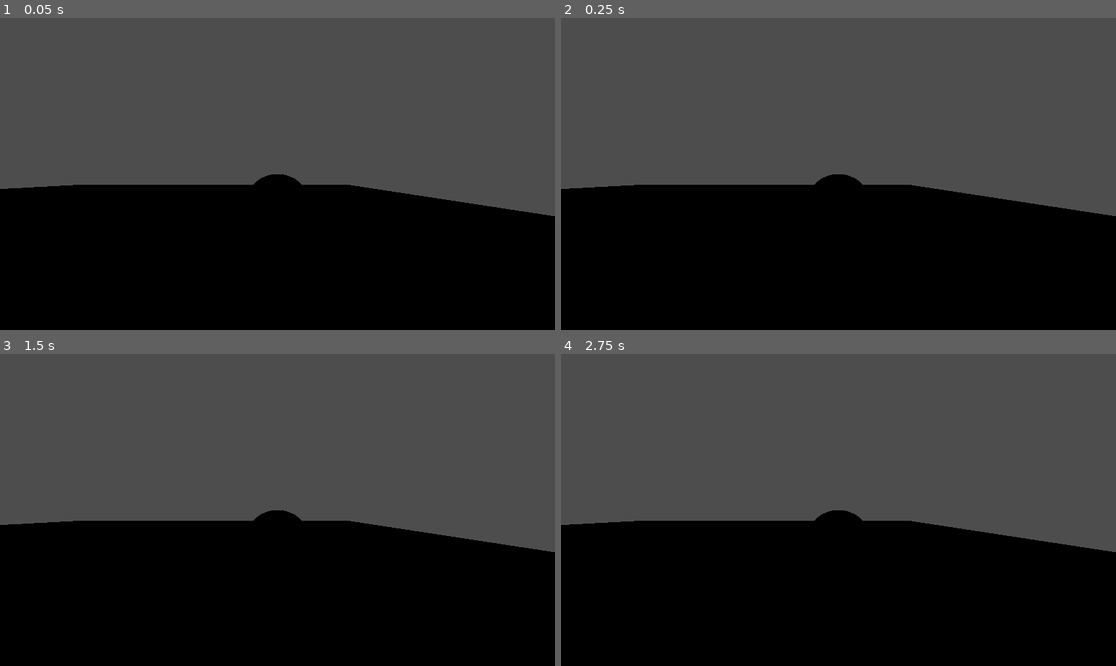
Above: before the commit, frames 1-4 (two rows, left to right).
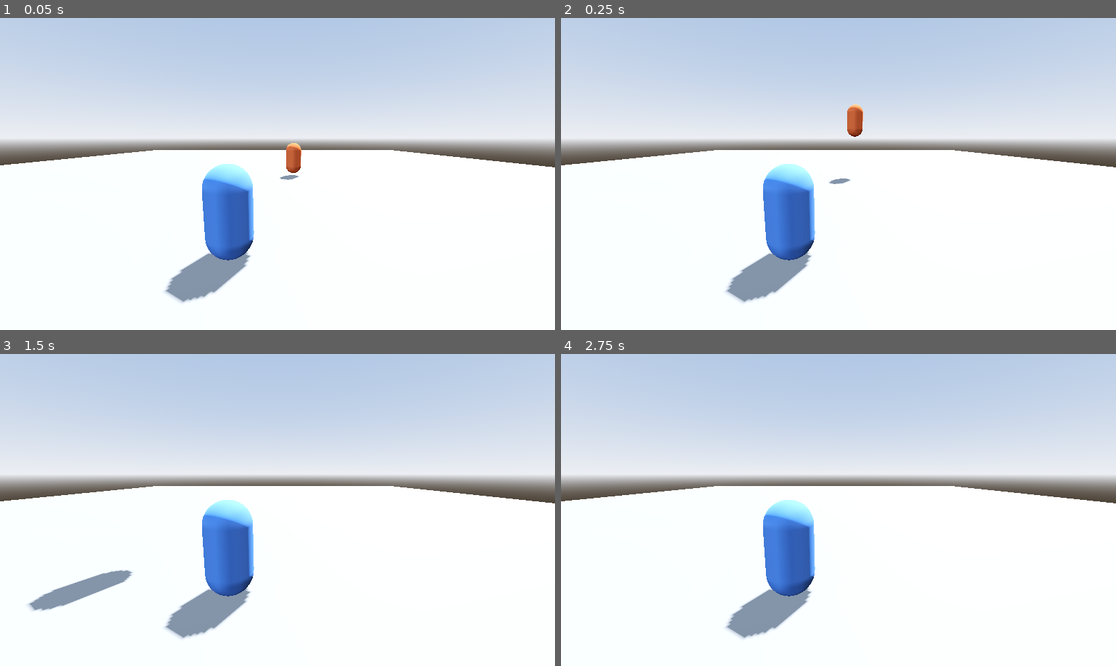
Above: after the commit, the same moments.

Repository: axel-k7/Godot-Modularity-and-Composition
Game: Godot game, scene res://main.tscn
Two runs of this game, one before a commit and one after it. Both use one fixed random seed, a clock stepped at 60 frames per second and the inputs below.
Inputs (mouse positions are in pixels of both pictures, inside the frame that each line leads up to):
- Up to frame 1 (0.05 s): no input
- Up to frame 2 (0.25 s): no input
- Up to frame 3 (1.5 s): move the mouse to (399, 494) at 0.52 s; tap Space (jump, bound only before the commit) at 0.6, 0.77, 1.07, 1.35 s; click (399, 494) at 0.67 s; move the mouse to (166, 525) at 1.27 s; click (166, 525) at 1.42 s
- Up to frame 4 (2.75 s): tap Space (jump, bound only before the commit) at 1.52, 1.82, 2.1 s; move the mouse to (894, 441) at 2.02 s; click (894, 441) at 2.17 s

The runs differ from the first frame. In frame 1, 99% of the frame differs, in the area x 0-100%, y 0-100%; in frame 2, 99%; in frame 3, 99%; in frame 4, 99%.

Commit message:
input manager & listener progress
everything handled apart from mouse movement and scroll in listeners
(no handling for axis inputs either)

Diff:
--- a/modularity-and-reusability/attacks/ability.gd
+++ b/modularity-and-reusability/abilities/ability.gd
@@ -1,12 +1,17 @@
 @abstract extends Node3D
 class_name Ability
+
+@export var value: float = 10.0
 
 var host: Character
 signal finished
 
-@abstract func _hit() -> void
+@abstract func _hit(_body: HitboxComponent) -> void
 @abstract func _enter() -> void
 @abstract func _exit() -> void
+
+func _init(_position: Vector3) -> void:
+	pass
 
 func _ready() -> void:
 	self.connect("body_entered", Callable(self, "_on_body_entered"))
--- /dev/null
+++ b/modularity-and-reusability/abilities/scenes/earthshatter.gd
@@ -0,0 +1,8 @@
+extends Ability
+
+func _hit(_body: HitboxComponent) -> void:
+	if _body.health_component:
+		_body.health_component.damage(value)
+
+	if _body.host:
+		_body.host.velocity.y += 10;
--- /dev/null
+++ b/modularity-and-reusability/abilities/scenes/earthshatter.tscn
@@ -0,0 +1,6 @@
+[gd_scene load_steps=2 format=3 uid="uid://bn1v5x4b11pww"]
+
+[ext_resource type="Script" uid="uid://q65borulqasf" path="res://abilities/scenes/earthshatter.gd" id="1_dynv6"]
+
+[node name="Earthshatter" type="Node3D"]
+script = ExtResource("1_dynv6")
--- /dev/null
+++ b/modularity-and-reusability/abilities/test_attack.tscn
@@ -0,0 +1,9 @@
+[gd_scene load_steps=2 format=3 uid="uid://cx0asqhqwqno"]
+
+[ext_resource type="Script" uid="uid://g6ypolpnsbbn" path="res://abilities/ability_components/toggle.gd" id="1_opa84"]
+
+[node name="TestAttack" type="Node3D"]
+
+[node name="Toggle" type="Node" parent="."]
+script = ExtResource("1_opa84")
+metadata/_custom_type_script = "uid://g6ypolpnsbbn"
--- a/modularity-and-reusability/attacks/toggled_ability.gd
+++ b/modularity-and-reusability/abilities/toggled_ability.gd
@@ -1,5 +1,4 @@
 @abstract extends Ability
 class_name ToggledAbility
 
-
-	_enter()
+var toggle: Toggle = Toggle.new()
--- a/modularity-and-reusability/attacks/test_attack.tscn
+++ /dev/null
@@ -1,9 +0,0 @@
-[gd_scene load_steps=2 format=3 uid="uid://bw2ciupnjdd05"]
-
-[ext_resource type="Script" uid="uid://g6ypolpnsbbn" path="res://attacks/attack_components/toggle.gd" id="1_opa84"]
-
-[node name="TestAttack" type="Node3D"]
-
-[node name="Toggle" type="Node" parent="."]
-script = ExtResource("1_opa84")
-metadata/_custom_type_script = "uid://g6ypolpnsbbn"
--- /dev/null
+++ b/modularity-and-reusability/components/camera/camera_component.gd
@@ -0,0 +1 @@
+extends Node
--- /dev/null
+++ b/modularity-and-reusability/components/camera/camera_component.tscn
@@ -0,0 +1,3 @@
+[gd_scene format=3 uid="uid://mdontn7nhruf"]
+
+[node name="CameraComponent" type="Node3D"]
--- /dev/null
+++ b/modularity-and-reusability/components/input_listener.gd
@@ -0,0 +1,22 @@
+extends Node
+class_name InputListener
+
+@export var listened_actions: Array[String]
+@onready var input_manager: InputManager = GlobalInputManager
+
+signal action_triggered(action_name: String, pressed: bool)
+
+func _ready() -> void:
+	if not input_manager:
+		push_error("input listener has no manager %s", % self.name)
+		return
+
+	input_manager.register_listener(self, listened_actions)
+
+func _on_action_event(action_name: String, pressed: bool) -> void:
+	print("%s received %s %s" % [get_parent().name, action_name, "pressed" if pressed else "released"])
+	action_triggered.emit(action_name, pressed)
+
+func _exit_tree() -> void:
+	if input_manager:
+		input_manager.unregister_listener(self)
--- a/modularity-and-reusability/components/input_manager.gd
+++ /dev/null
@@ -1,39 +0,0 @@
-extends Node
-class_name InputManager
-
-enum InputTypes {
-	PRESSED,
-	RELEASED
-}
-
-@export var _input_pressed	: Array[String]
-@export var _input_released	: Array[String]
-
-func _ready() -> void:
-	_register_signals(_input_pressed, 	InputTypes.PRESSED)
-	_register_signals(_input_released, 	InputTypes.RELEASED)
-
-func _unhandled_input(event: InputEvent) -> void:
-	for action in InputMap.get_actions():
-		if _input_pressed.has(action) and event.is_action_pressed(action):
-			emit_signal(action + str(InputTypes.PRESSED), [action], event)
-		elif _input_released.has(action) and event.is_action_released(action):
-			emit_signal(action + str(InputTypes.RELEASED), [action], event)
-
-func _register_signals(inputs, type):
-	for input in inputs:
-		if input != "" and InputMap.has_action(input):
-			var signal_name = input+str(type)
-			if !has_user_signal(signal_name):
-				add_user_signal(signal_name)
-		elif input != "":
-			push_warning("input not in input map: ", input)
-
-func connect_signal(action: String, type: InputTypes, callable: Callable):
-	var signal_name = action + str(type)
-	if has_user_signal(signal_name):
-		var err = connect(action + str(type), callable)
-		if err != OK:
-			push_error("couldnt connect signal: ", signal_name)
-		else:
-			push_error("signal does not exist: ", signal_name)
--- a/modularity-and-reusability/components/movement_component.gd
+++ b/modularity-and-reusability/components/movement_component.gd
@@ -9,3 +9,6 @@
 @export var base_movement_speed: float
 
 var _local_dir: Vector3 = Vector3.ZERO
+
+func jump():
+	host.velocity.y += 10
--- a/modularity-and-reusability/entities/player/player.gd
+++ b/modularity-and-reusability/entities/player/player.gd
@@ -1,14 +1,16 @@
 extends Character
 class_name Player
 
-@export var input_manager: InputManager
+@export var input_listener: InputListener
 
 func _ready() -> void:
-	var _callable = Callable(self, "_jump")
-	#input_manager.connect_signal("jump", InputManager.InputTypes.PRESSED, _callable)
+	input_listener.action_triggered.connect(self._on_action_triggered)
 
 func _physics_process(_delta: float) -> void:
 	move_and_slide()
 
-func _jump():
-	print("a")
+func _on_action_triggered(action_name: String, pressed: bool):
+	match action_name:
+		"gameplay_jump":
+			if pressed:
+				movement_component.jump()
--- a/modularity-and-reusability/entities/player/player.tscn
+++ b/modularity-and-reusability/entities/player/player.tscn
@@ -1,7 +1,7 @@
 [gd_scene load_steps=10 format=3 uid="uid://bosotdieknxj4"]
 
 [ext_resource type="Script" uid="uid://dpi23cc0sqdsp" path="res://entities/player/player.gd" id="1_symyc"]
-[ext_resource type="Script" uid="uid://cdnwb8clb3rjp" path="res://components/input_manager.gd" id="2_abrql"]
+[ext_resource type="Script" uid="uid://cdnwb8clb3rjp" path="res://components/input_listener.gd" id="2_abrql"]
 [ext_resource type="Script" uid="uid://bhwqafxq0q31y" path="res://components/health_component.gd" id="3_fkugw"]
 [ext_resource type="Script" uid="uid://dovqfkur4wbi7" path="res://components/hitbox_component.gd" id="4_8fjmc"]
 [ext_resource type="Script" uid="uid://dedcrsv4lfa4d" path="res://components/movement_component.gd" id="5_qiwj3"]
@@ -16,9 +16,9 @@
 
 [sub_resource type="CapsuleShape3D" id="CapsuleShape3D_26q78"]
 
-[node name="Player" type="CharacterBody3D" node_paths=PackedStringArray("input_manager", "health_component", "hitbox_component", "movement_component")]
+[node name="Player" type="CharacterBody3D" node_paths=PackedStringArray("input_listener", "health_component", "hitbox_component", "movement_component")]
 script = ExtResource("1_symyc")
-input_manager = NodePath("InputManager")
+input_listener = NodePath("InputListener")
 health_component = NodePath("HealthComponent")
 hitbox_component = NodePath("HitboxComponent")
 movement_component = NodePath("MovementComponent")
@@ -33,7 +33,7 @@
 shape = SubResource("CapsuleShape3D_abrql")
 
 [node name="Camera3D" type="Camera3D" parent="."]
-transform = Transform3D(1, 0, 0, 0, 1, 0, 0, 0, 1, 0, 2, 3)
+transform = Transform3D(1, 0, 0, 0, 0.9848077, 0.17364818, 0, -0.17364818, 0.9848077, 1, 2.5, 4)
 
 [node name="HitboxComponent" type="Area3D" parent="."]
 script = ExtResource("4_8fjmc")
@@ -43,12 +43,6 @@
 transform = Transform3D(1, 0, 0, 0, 1, 0, 0, 0, 1, 0, 1, 0)
 shape = SubResource("CapsuleShape3D_26q78")
 
-[node name="InputManager" type="Node" parent="."]
-script = ExtResource("2_abrql")
-_input_pressed = Array[String](["jump"])
-_input_released = Array[String](["jump"])
-metadata/_custom_type_script = "uid://cdnwb8clb3rjp"
-
 [node name="HealthComponent" type="Node" parent="."]
 script = ExtResource("3_fkugw")
 metadata/_custom_type_script = "uid://bhwqafxq0q31y"
@@ -57,3 +51,8 @@
 script = ExtResource("5_qiwj3")
 host = NodePath("..")
 metadata/_custom_type_script = "uid://dedcrsv4lfa4d"
+
+[node name="InputListener" type="Node" parent="."]
+script = ExtResource("2_abrql")
+listened_actions = Array[String](["gameplay_jump"])
+metadata/_custom_type_script = "uid://cdnwb8clb3rjp"
--- /dev/null
+++ b/modularity-and-reusability/globals/game_state_manager.gd
@@ -0,0 +1,24 @@
+extends Node
+class_name GameStateManager
+
+enum GameState {
+	GAMEPLAY,
+	MENU,
+	PAUSED
+}
+
+signal game_state_changed(new_state: GameState)
+
+#private, don't change through outside code
+var _state: GameState = GameState.GAMEPLAY
+
+#public, do GameStateManager.state = new_state
+#mostly just playing around with setget vars
+var state: GameState:
+	get:
+		return _state
+	set(value):
+		if value == _state:
+			return
+		_state = value
+		emit_signal("game_state_changed", value)
--- /dev/null
+++ b/modularity-and-reusability/globals/input_manager.gd
@@ -0,0 +1,75 @@
+extends Node
+class_name InputManager
+
+signal mouse_moved(position: Vector2)
+signal mouse_wheel(delta: Vector2)
+
+var listeners: Dictionary = {}
+
+@export var gsm: GameStateManager = GlobalGameStateManager
+var current_context: String = ""
+var enabled: bool = true
+var mouse_enabled: bool = true
+
+var action_states: Dictionary = {}
+
+func _ready():
+	_initialize_actions()
+
+func _initialize_actions():
+	action_states.clear()
+	for action in InputMap.get_actions():
+		action_states[action] = false
+
+func register_listener(listener: Node, actions: Array[String]) -> void:
+	for action in actions:
+		if not listeners.has(action):
+			listeners[action] = []
+		if listener not in listeners[action]:
+			listeners[action].append(listener)
+
+func unregister_listener(listener: Node) -> void:
+	for key in listeners.keys():
+		listeners[key].erase(listener)
+
+func _unhandled_input(event: InputEvent) -> void:
+	if not enabled:
+		return
+	if event is InputEventMouseMotion and mouse_enabled:
+		mouse_moved.emit(event.position)
+	elif event is InputEventMouseButton and event.is_pressed():
+		if event.button_index == MouseButton.MOUSE_BUTTON_WHEEL_UP:
+			mouse_wheel.emit(Vector2(0, 1))
+		elif event.button_index == MouseButton.MOUSE_BUTTON_WHEEL_DOWN:
+			mouse_wheel.emit(Vector2(0, -1))
+
+func _process(_delta: float) -> void:
+	if not enabled:
+		return
+
+	for action in InputMap.get_actions():
+		if not _action_allowed_in_context(action):
+			continue
+
+		var pressed: bool = Input.is_action_pressed(action)
+		if not action_states.has(action):
+			action_states[action] = false
+		var prev_pressed: bool = action_states[action]
+		var axis_value: float = Input.get_action_strength(action)
+
+		if pressed and not prev_pressed:
+			_notify_listeners(action, true)
+		elif not pressed and prev_pressed:
+			_notify_listeners(action, false)
+
+		action_states[action] = pressed
+
+func _notify_listeners(action_name: String, pressed: bool) -> void:
+	if not listeners.has(action_name):
+		return
+	for listener in listeners[action_name]:
+		if listener:
+			listener._on_action_event(action_name, pressed)
+
+func _action_allowed_in_context(action_name: String) -> bool:
+	return action_name.begins_with(current_context + "_") or action_name.begins_with("global_")
--- /dev/null
+++ b/modularity-and-reusability/main.gd
@@ -0,0 +1,4 @@
+extends Node3D
+
+func _ready():
+	pass
--- a/modularity-and-reusability/main.tscn
+++ b/modularity-and-reusability/main.tscn
@@ -1,6 +1,22 @@
-[gd_scene load_steps=4 format=3 uid="uid://cilx0chcn24qb"]
+[gd_scene load_steps=9 format=3 uid="uid://cilx0chcn24qb"]
 
+[ext_resource type="Script" uid="uid://bpmmm730ky65a" path="res://main.gd" id="1_h2yge"]
 [ext_resource type="PackedScene" uid="uid://bosotdieknxj4" path="res://entities/player/player.tscn" id="1_ig7tw"]
+[ext_resource type="PackedScene" uid="uid://cqelal4m1nf4p" path="res://entities/characters/test_character/test_character.tscn" id="2_0xm2m"]
+
+[sub_resource type="ProceduralSkyMaterial" id="ProceduralSkyMaterial_0xm2m"]
+sky_top_color = Color(0.534313, 0.63509995, 0.7978562, 1)
+sky_horizon_color = Color(0.8488576, 0.8663043, 0.8979934, 1)
+ground_horizon_color = Color(0.8488576, 0.8663043, 0.8979934, 1)
+
+[sub_resource type="Sky" id="Sky_h2yge"]
+sky_material = SubResource("ProceduralSkyMaterial_0xm2m")
+
+[sub_resource type="Environment" id="Environment_1bvp3"]
+background_mode = 2
+sky = SubResource("Sky_h2yge")
+tonemap_mode = 2
+glow_enabled = true
 
 [sub_resource type="BoxMesh" id="BoxMesh_7dm0k"]
 size = Vector3(50, 1, 50)
@@ -9,6 +25,14 @@
 size = Vector3(50, 1, 50)
 
 [node name="main" type="Node3D"]
+script = ExtResource("1_h2yge")
+
+[node name="WorldEnvironment" type="WorldEnvironment" parent="."]
+environment = SubResource("Environment_1bvp3")
+
+[node name="DirectionalLight3D" type="DirectionalLight3D" parent="."]
+transform = Transform3D(-0.8660254, -0.43301278, 0.25, 0, 0.49999997, 0.86602545, -0.50000006, 0.75, -0.43301266, 0, 0, 0)
+shadow_enabled = true
 
 [node name="StaticBody3D" type="StaticBody3D" parent="."]
 transform = Transform3D(1, 0, 0, 0, 1, 0, 0, 0, 1, 0, -0.5, 0)
@@ -20,4 +44,7 @@
 shape = SubResource("BoxShape3D_ig7tw")
 
 [node name="Player" parent="." instance=ExtResource("1_ig7tw")]
-transform = Transform3D(1, 0, 0, 0, 1, 0, 0, 0, 1, 11.870327, 0, 10.131203)
+transform = Transform3D(1, 0, 0, 0, 1, 0, 0, 0, 1, -0.129673, 0, 15.131203)
+
+[node name="TestCharacter" parent="." instance=ExtResource("2_0xm2m")]
+transform = Transform3D(1, 0, 0, 0, 1, 0, 0, 0, 1, 1.9285889, 0, 5.6935883)
--- a/modularity-and-reusability/project.godot
+++ b/modularity-and-reusability/project.godot
@@ -15,13 +15,18 @@
 config/features=PackedStringArray("4.5", "Forward Plus")
 config/icon="res://icon.svg"
 
+[autoload]
+
+GlobalGameStateManager="*res://globals/game_state_manager.gd"
+GlobalInputManager="*res://globals/input_manager.gd"
+
 [dotnet]
 
 project/assembly_name="modularity and reusability"
 
 [input]
 
-jump={
+gameplay_jump={
 "deadzone": 0.2,
 "events": [Object(InputEventKey,"resource_local_to_scene":false,"resource_name":"","device":-1,"window_id":0,"alt_press …(191 unchanged characters)…
 ]
--- a/modularity-and-reusability/states/state.gd
+++ b/modularity-and-reusability/states/state.gd
@@ -3,14 +3,15 @@
 
 signal transition(next_state_path: String, data: Dictionary)
 
-#could make abstract
+var host: Character = null
+
 func enter(previous_state_path: String, data := {}) -> void:
 	pass #enter new state
 func exit() -> void:
-	pass #clean up old state
+	pass #exit this state
 func update(_delta: float) -> void:
 	pass #update
 func physics_update(_delta: float) -> void:
 	pass #physics update
-func handle_input(_event: InputEvent) -> void:
+func handle_input(_action: String, _event: Variant) -> void:
 	pass #handle input
--- a/modularity-and-reusability/states/state_machine.gd
+++ b/modularity-and-reusability/states/state_machine.gd
@@ -1,7 +1,9 @@
 extends Node
 class_name StateMachine
 
-@export var initial_state: State = null
+@export var initial_state: 	State			= null
+@export var host: 			Character		= null
+@export var input_manager: 	InputManager	= null
 
 @onready var state: State = (func get_initial_state() -> State:
 	return initial_state if initial_state != null else get_child(0)
@@ -9,12 +11,20 @@
 
 func _ready() -> void:
 	for state_node: State in find_children("*", "State"):
-		state_node.transition.connect(_transition_to_next_state)
+		state_node.transition.connect(_change_state)
+		state_node.host = host
+
+	if input_manager:
+		for action in input_manager._input_pressed:
+			input_manager.connect_signal(action, InputManager.InputTypes.PRESSED, Callable(self, "_on_input"))
+		for action in input_manager._input_released:
+			input_manager.connect_signal(action, InputManager.InputTypes.RELEASED, Callable(self, "_on_input"))
+
 	await owner.ready
 	state.enter("")
 
-func _unhandled_input(event: InputEvent) -> void:
-	state.handle_input(event)
+func _on_input(action: String, event: Variant) -> void:
+	state.handle_input(action, event)
 
 func _process(delta: float) -> void:
 	state.update(delta)
@@ -22,13 +32,13 @@
 func _physics_process(delta: float) -> void:
 	state.physics_update(delta)
 
-func _transition_to_next_state(target_state_path: String, data: Dictionary = {}) -> void:
+func _change_state(target_state_path: String, data: Dictionary = {}) -> void:
 	if not has_node(target_state_path):
-		printerr(owner.name + ": Trying to transition to state " + target_state_path + " but it does not exist.")
+		printerr(owner.name + ": trying to change state to " + target_state_path + " but it does not exist")
 		return
 	print(get_parent().name, " new state: ", target_state_path)
 
-	var previous_state_path := state.name
+	var prev_state_path := state.name
 	state.exit()
 	state = get_node(target_state_path)
-	state.enter(previous_state_path, data)
+	state.enter(prev_state_path, data)
Renamed: modularity-and-reusability/attacks/ability.gd.uid -> modularity-and-reusability/abilities/ability.gd.uid
Renamed: modularity-and-reusability/attacks/attack_components/aim_components/aim.gd -> modularity-and-reusability/abilities/ability_components/aim_components/aim.gd
Renamed: modularity-and-reusability/attacks/attack_components/aim_components/aim.gd.uid -> modularity-and-reusability/abilities/ability_components/aim_components/aim.gd.uid
Renamed: modularity-and-reusability/attacks/attack_components/aim_components/cursor_aim.gd -> modularity-and-reusability/abilities/ability_components/aim_components/cursor_aim.gd
Renamed: modularity-and-reusability/attacks/attack_components/aim_components/cursor_aim.gd.uid -> modularity-and-reusability/abilities/ability_components/aim_components/cursor_aim.gd.uid
Renamed: modularity-and-reusability/attacks/attack_components/toggle.gd -> modularity-and-reusability/abilities/ability_components/toggle.gd
Renamed: modularity-and-reusability/attacks/attack_components/toggle.gd.uid -> modularity-and-reusability/abilities/ability_components/toggle.gd.uid
Renamed: modularity-and-reusability/attacks/area_ability.gd -> modularity-and-reusability/abilities/area_ability.gd
Renamed: modularity-and-reusability/attacks/area_ability.gd.uid -> modularity-and-reusability/abilities/area_ability.gd.uid
Renamed: modularity-and-reusability/attacks/ranged_ability.gd -> modularity-and-reusability/abilities/ranged_ability.gd
Renamed: modularity-and-reusability/attacks/ranged_ability.gd.uid -> modularity-and-reusability/abilities/ranged_ability.gd.uid
Not shown, added: modularity-and-reusability/abilities/scenes/earthshatter.gd.uid
(and 8 more such lines)
